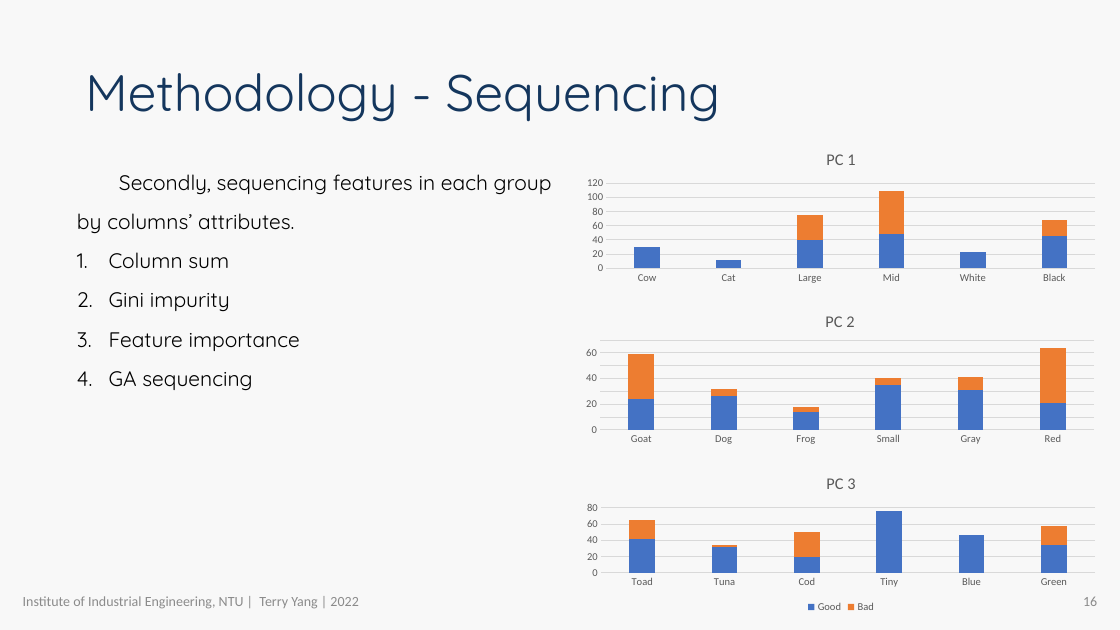
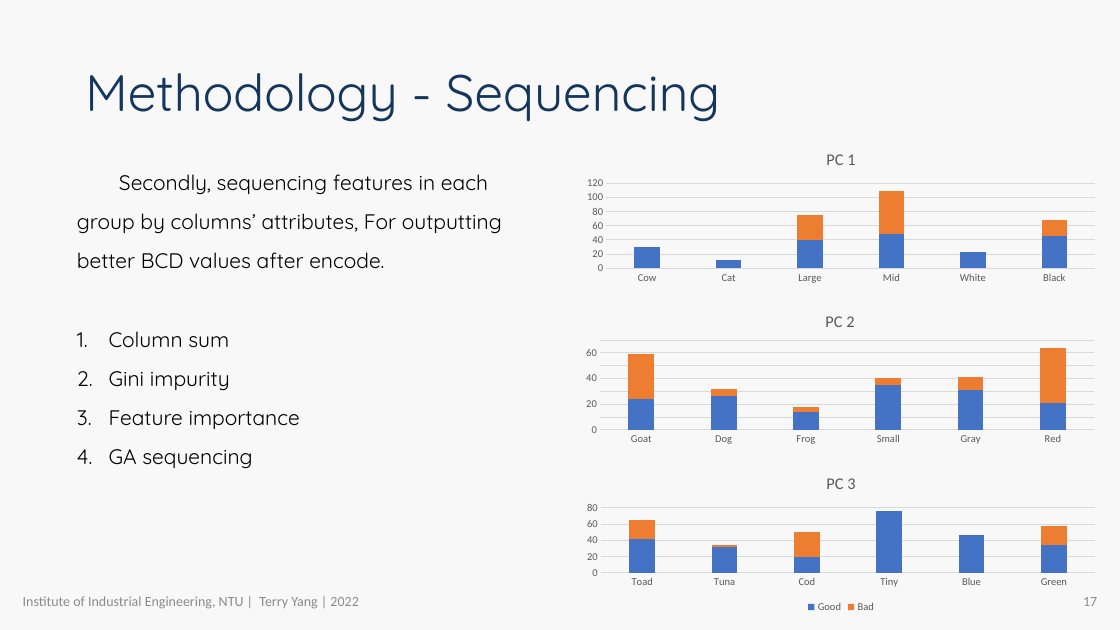
Before and after one commit to R64825/NTUIIE-Research, a slide deck: slide 17 of ppt/APIEMS TerryYang.pptx (slide 16 before the commit). Drawn at 1120x630 pixels with LibreOffice and Linux fonts; fonts in the diff are those of the drawing; background and template pictures are left out. Boxes give left, top, right and bottom in pixels: in the first picture for what was removed or moved away, otherwise in the second. Text is boxed around its words. In the diff, an @@ line names an element or a change of style, - is before the commit and + after.

```diff
--- a/ppt/APIEMS TerryYang.pptx
+++ b/ppt/APIEMS TerryYang.pptx
@@ text at (77,174,502,269): text changed @@
-Secondly, sequencing features in each group by columns’ attributes.
+Secondly, sequencing features in each group by columns’ attributes, For outputting better BCD values after encode.
@@ page number at (1083,597,1097,606): text changed @@
-16
+17
```
Also in this commit, not shown: 17 other slides changed, 2 slides added, 1 slide removed, 2 other files.
